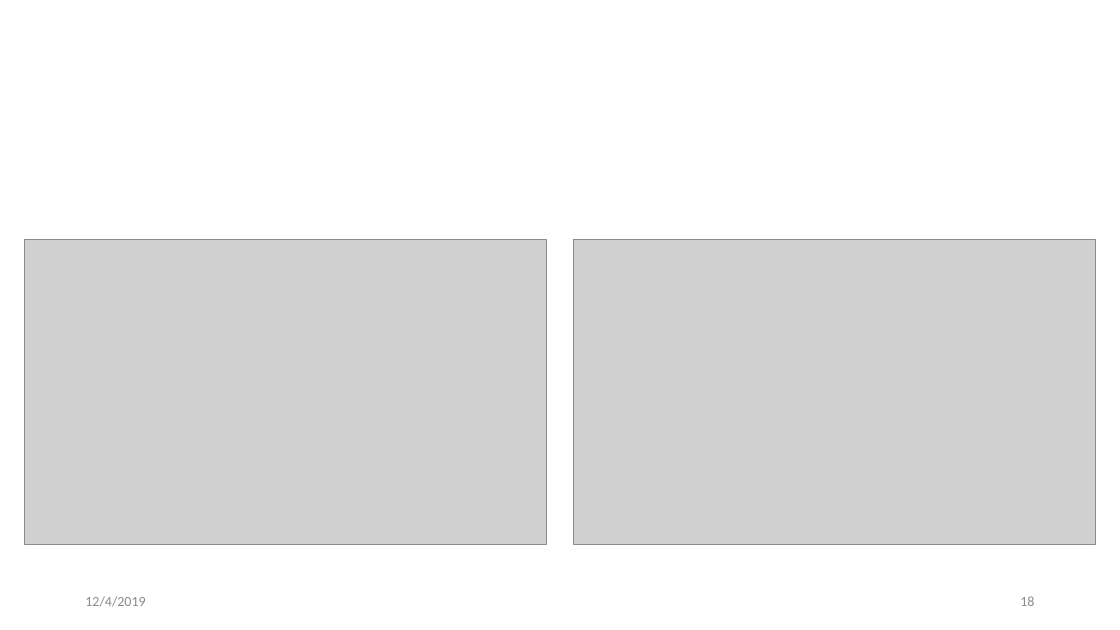
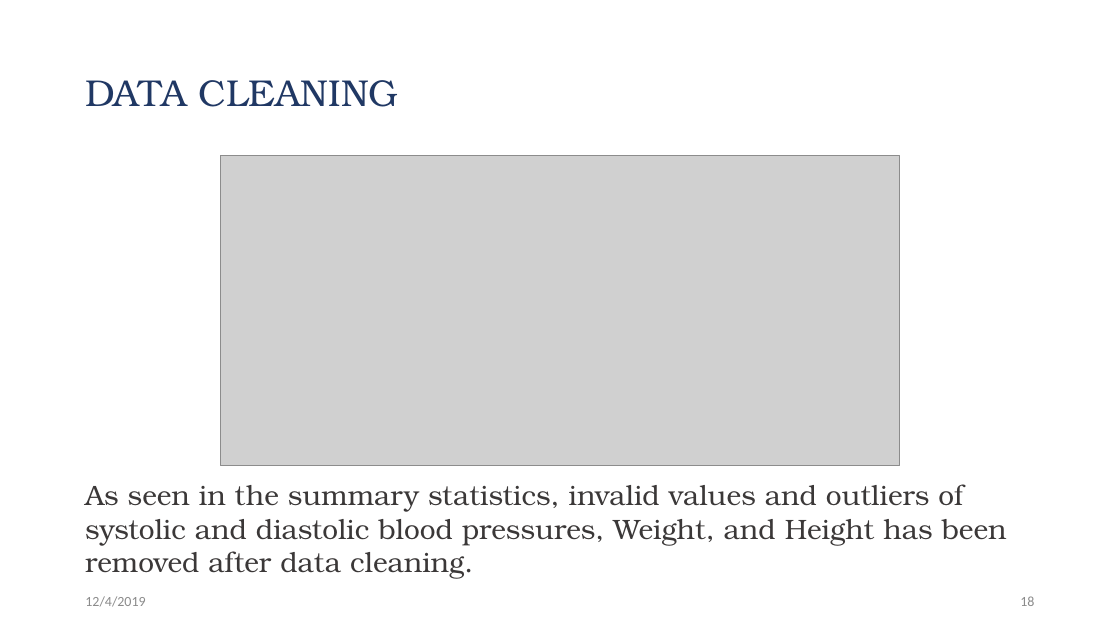
Before and after one commit to Jwen-pg/cds501-predicting-heart-disease, a slide deck: slide 18 of presentation.pptx. Drawn at 1120x630 pixels with LibreOffice and Linux fonts; fonts in the diff are those of the drawing; grey boxes stand for pictures. Boxes give left, top, right and bottom in pixels: in the first picture for what was removed or moved away, otherwise in the second. Text is boxed around its words. In the diff, an @@ line names an element or a change of style, - is before the commit and + after.

```diff
--- a/presentation.pptx
+++ b/presentation.pptx
@@ title added at (85, 80, 399, 107), 32 pt, text #203864 @@
+DATA CLEANING
@@ picture added at (220, 155, 900, 466) @@
@@ picture removed at (24, 240, 546, 544) @@
@@ picture removed at (574, 240, 1096, 544) @@
@@ text added at (85, 484, 1007, 579), 24 pt, text #3B3838 @@
+As seen in the summary statistics, invalid values and outliers of systolic and diastolic blood pressures, Weight, and Height has been removed after data cleaning.
```
Also in this commit, not shown: 4 other slides changed, 1 slide added, 1 slide removed.
